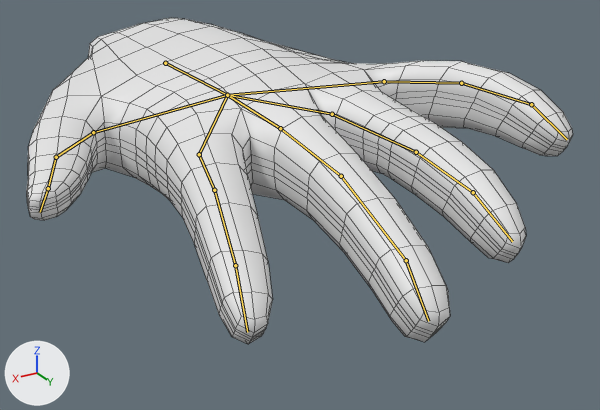
The Blender file Blender/Hand.blend: old version first, new version second.
The view is the same before and after, from a 50 mm camera at (0.1, 0.1453, 0.0811) aimed at (-0.007, -0.0329, -0.008). The lights are fixed; the arrows at lower left show +X, +Y and +Z. The first picture is the older version. The bones that bend it are drawn over the model as lines. Mesh edges are drawn as thin lines.

Names of what the first picture shows: 'Hand'.
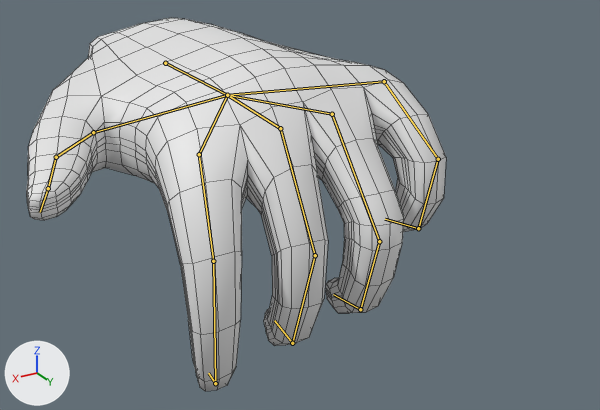
The newer file adds an action. The first version stands in its rest pose; the second is drawn at frame 1 of the action 'Fist'.

Edits to the bpy script that builds the scene:
```text
Change bone_index_01:
    where bone_index_01 = bpy.data.objects['Armature'].pose.bones['Index.01']  # child of 'Index.00'
    bone_index_01.rotation_quaternion: (1.0, 0.0, 0.0, 0.0) -> (0.924, -0.383, 0.0, 0.0)  # degrees (0, 0, 0) -> degrees (-45, 0, 0)
Change bone_index_02:
    where bone_index_02 = bpy.data.objects['Armature'].pose.bones['Index.02']  # child of 'Index.01'
    bone_index_02.rotation_quaternion: (1.0, 0.0, 0.0, 0.0) -> (0.924, -0.383, 0.0, 0.0)  # degrees (0, 0, 0) -> degrees (-45, 0, 0)
Change bone_index_03:
    where bone_index_03 = bpy.data.objects['Armature'].pose.bones['Index.03']  # child of 'Index.02'
    bone_index_03.rotation_quaternion: (1.0, 0.0, 0.0, 0.0) -> (0.924, -0.383, 0.0, 0.0)  # degrees (0, 0, 0) -> degrees (-45, 0, 0)
Change bone_middle_01:
    where bone_middle_01 = bpy.data.objects['Armature'].pose.bones['Middle.01']  # child of 'Middle.00'
    bone_middle_01.rotation_quaternion: (1.0, 0.0, 0.0, 0.0) -> (0.906, -0.423, 0.0, 0.0)  # degrees (0, 0, 0) -> degrees (-50, 0, 0)
Change bone_middle_02:
    where bone_middle_02 = bpy.data.objects['Armature'].pose.bones['Middle.02']  # child of 'Middle.01'
    bone_middle_02.rotation_quaternion: (1.0, 0.0, 0.0, 0.0) -> (0.906, -0.423, 0.0, 0.0)  # degrees (0, 0, 0) -> degrees (-50, 0, 0)
Change bone_middle_03:
    where bone_middle_03 = bpy.data.objects['Armature'].pose.bones['Middle.03']  # child of 'Middle.02'
    bone_middle_03.rotation_quaternion: (1.0, 0.0, 0.0, 0.0) -> (0.906, -0.423, 0.0, 0.0)  # degrees (0, 0, 0) -> degrees (-50, 0, 0)
Change bone_ring_01:
    where bone_ring_01 = bpy.data.objects['Armature'].pose.bones['Ring.01']  # child of 'Ring.00'
    bone_ring_01.rotation_quaternion: (1.0, 0.0, 0.0, 0.0) -> (0.906, -0.423, 0.0, 0.0)  # degrees (0, 0, 0) -> degrees (-50, 0, 0)
Change bone_ring_02:
    where bone_ring_02 = bpy.data.objects['Armature'].pose.bones['Ring.02']  # child of 'Ring.01'
    bone_ring_02.rotation_quaternion: (1.0, 0.0, 0.0, 0.0) -> (0.906, -0.423, 0.0, 0.0)  # degrees (0, 0, 0) -> degrees (-50, 0, 0)
Change bone_ring_03:
    where bone_ring_03 = bpy.data.objects['Armature'].pose.bones['Ring.03']  # child of 'Ring.02'
    bone_ring_03.rotation_quaternion: (1.0, 0.0, 0.0, 0.0) -> (0.906, -0.423, 0.0, 0.0)  # degrees (0, 0, 0) -> degrees (-50, 0, 0)
Change bone_pinky_01:
    where bone_pinky_01 = bpy.data.objects['Armature'].pose.bones['Pinky.01']  # child of 'Pinky.00'
    bone_pinky_01.rotation_quaternion: (1.0, 0.0, 0.0, 0.0) -> (0.906, -0.423, 0.0, 0.0)  # degrees (0, 0, 0) -> degrees (-50, 0, 0)
Change bone_pinky_02:
    where bone_pinky_02 = bpy.data.objects['Armature'].pose.bones['Pinky.02']  # child of 'Pinky.01'
    bone_pinky_02.rotation_quaternion: (1.0, 0.0, 0.0, 0.0) -> (0.906, -0.423, 0.0, 0.0)  # degrees (0, 0, 0) -> degrees (-50, 0, 0)
Change bone_pinky_03:
    where bone_pinky_03 = bpy.data.objects['Armature'].pose.bones['Pinky.03']  # child of 'Pinky.02'
    bone_pinky_03.rotation_quaternion: (1.0, 0.0, 0.0, 0.0) -> (0.906, -0.423, 0.0, 0.0)  # degrees (0, 0, 0) -> degrees (-50, 0, 0)
```

Boxes [x1, y1, x2, y2] around the edits, measured in the pictures (600 x 410 px):
'Hand', posed (23% narrower, 14% taller)
    before: [27, 18, 573, 344]
    after: [27, 18, 446, 391]
bone 'Index.01', root to tip
    before: (199, 154) to (214, 190)
    after: (199, 154) to (213, 261)
bone 'Index.02', root to tip
    before: (214, 190) to (235, 265)
    after: (213, 261) to (215, 383)
bone 'Index.03', root to tip
    before: (235, 265) to (247, 332)
    after: (215, 383) to (208, 373)
bone 'Middle.01', root to tip
    before: (280, 128) to (341, 176)
    after: (280, 128) to (315, 255)
bone 'Middle.02', root to tip
    before: (341, 176) to (406, 260)
    after: (315, 255) to (292, 343)
bone 'Middle.03', root to tip
    before: (406, 260) to (428, 321)
    after: (292, 343) to (274, 320)
bone 'Ring.01', root to tip
    before: (332, 114) to (416, 152)
    after: (332, 114) to (379, 241)
bone 'Ring.02', root to tip
    before: (416, 152) to (473, 192)
    after: (379, 241) to (360, 309)
bone 'Ring.03', root to tip
    before: (473, 192) to (512, 241)
    after: (360, 309) to (333, 294)
bone 'Pinky.01', root to tip
    before: (384, 81) to (461, 83)
    after: (384, 81) to (438, 159)
bone 'Pinky.02', root to tip
    before: (461, 83) to (531, 104)
    after: (438, 159) to (418, 228)
bone 'Pinky.03', root to tip
    before: (531, 104) to (567, 139)
    after: (418, 228) to (385, 219)
